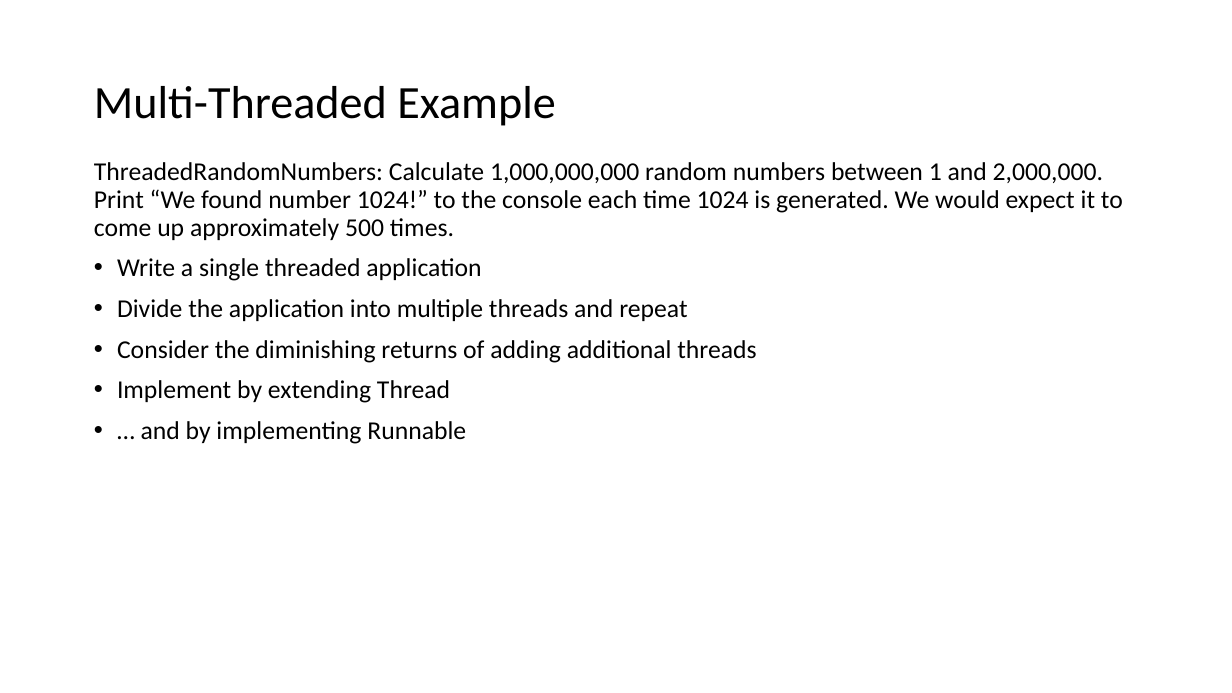
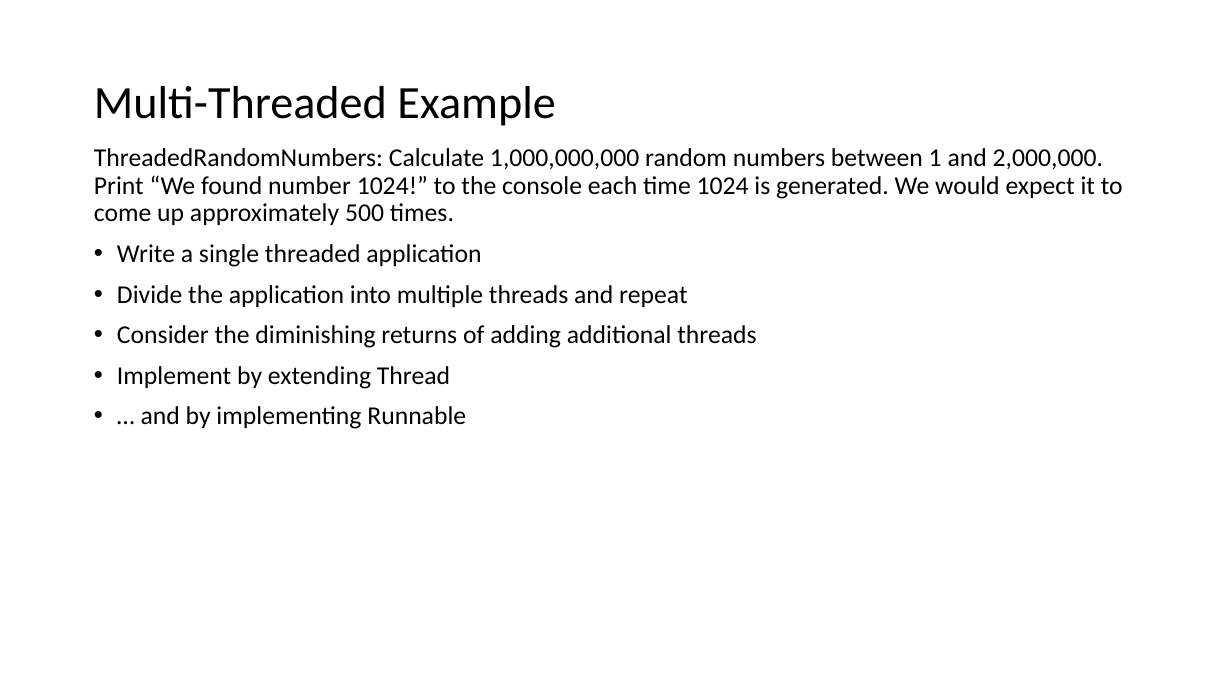
Before and after one commit to EricJPogue/www-epogue-info, a slide deck: slide 18 of CPSC-24500/Week05/2017SpringW05Slides.pptx. Drawn at 1232x693 pixels with LibreOffice and Linux fonts; fonts in the diff are those of the drawing. Boxes give left, top, right and bottom in pixels: in the first picture for what was removed or moved away, otherwise in the second. Text is boxed around its words. In the diff, an @@ line names an element or a change of style, - is before the commit and + after.

```diff
--- a/CPSC-24500/Week05/2017SpringW05Slides.pptx
+++ b/CPSC-24500/Week05/2017SpringW05Slides.pptx
@@ text "ThreadedRandomNumbers: Calculate 1,000,000,000 random number ...": place and size @@
-text "ThreadedRandomNumbers: Calculate 1,000,000,000 random number ..." at <box>94,162,1123,444</box>
+text "ThreadedRandomNumbers: Calculate 1,000,000,000 random number ..." at <box>94,148,1123,429</box>
```
Also in this commit, not shown: 3 other slides changed, 3 other files.
